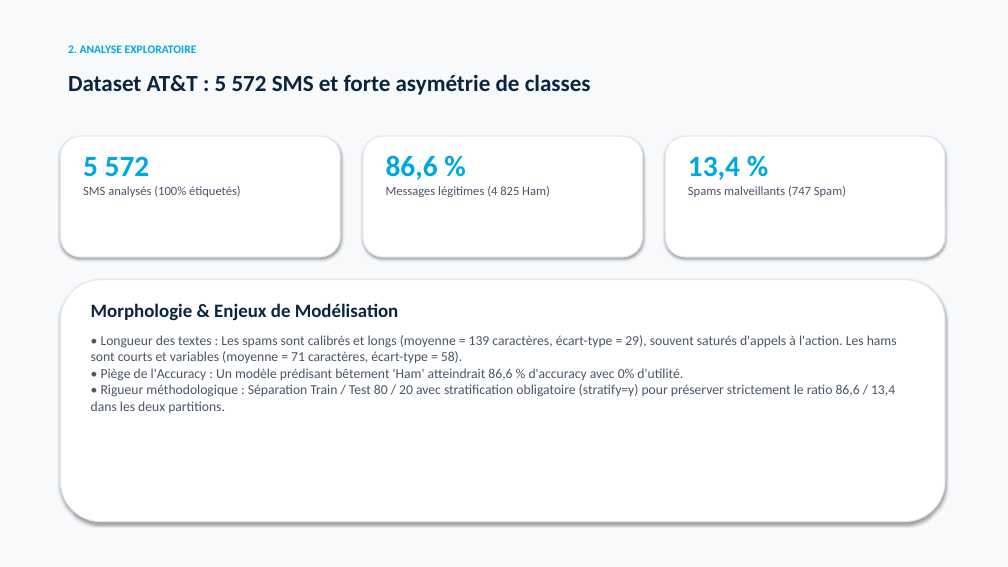
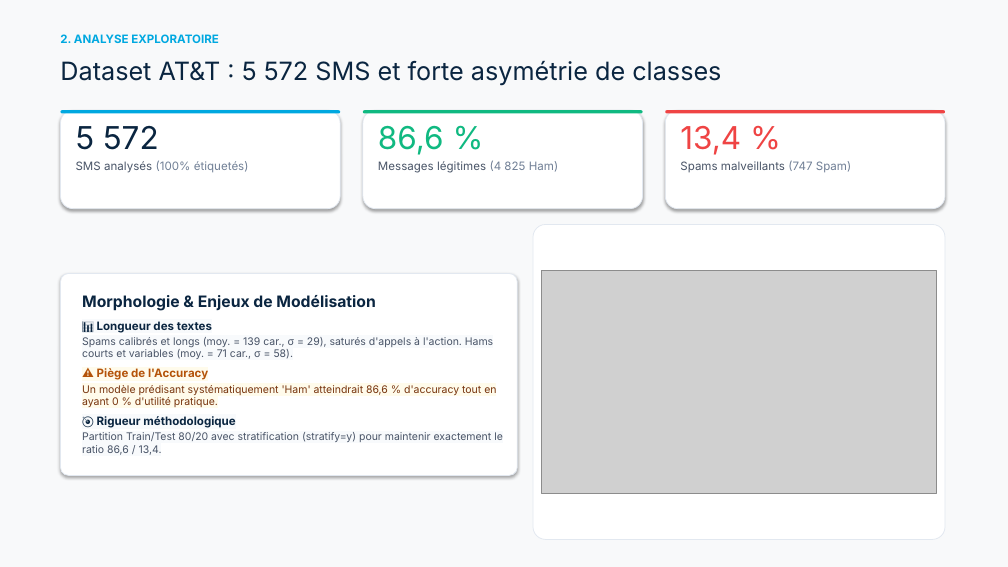
Before and after one commit to Elkristobal59/CERTIFICATION_CDSD, a slide deck: slide 3 of Bloc_4_ATT_Spam_Detector/ATT_spam_detector_presentation.pptx. Drawn at 1008x567 pixels with LibreOffice and Linux fonts; fonts in the diff are those of the drawing; grey boxes stand for pictures. Boxes give left, top, right and bottom in pixels: in the first picture for what was removed or moved away, otherwise in the second. Text is boxed around its words. In the diff, an @@ line names an element or a change of style, - is before the commit and + after.

Commit message:
feat(bloc4): align presentation figures with notebook and add 2-page print-ready technical revision sheet

```diff
--- a/Bloc_4_ATT_Spam_Detector/ATT_spam_detector_presentation.pptx
+++ b/Bloc_4_ATT_Spam_Detector/ATT_spam_detector_presentation.pptx
@@ text "2. ANALYSE EXPLORATOIRE" at <box>60,34,219,43</box>: font Calibri to Inter; vertical alignment top to middle @@
@@ text "Dataset AT&T : 5 572 ...": place and size @@
-text "Dataset AT&T : 5 572 ..." at <box>68,74,591,95</box>
+text "Dataset AT&T : 5 572 ..." at <box>60,60,721,85</box>
@@ text "Dataset AT&T : 5 572 ..." at <box>60,60,721,85</box>: size 22 to 24 pt, font Calibri to Inter, bold off; vertical alignment top to middle @@
@@ rounded rectangle: place and size @@
-rounded rectangle at <box>60,136,340,257</box>
+rounded rectangle at <box>60,110,340,209</box>
@@ rounded rectangle added at <box>60,110,340,113</box>, fill #00A8E0 @@
@@ text "5 572": place and size @@
-text "5 572" at <box>83,156,241,197</box>
+text "5 572" at <box>76,126,249,173</box>
@@ text "5 572" at <box>76,126,249,173</box>: size 28 to 30 pt, text colour #00A8E0 to #0A2540, bold off in "5 572"; font Calibri to Inter; size 12 to 11 pt in "SMS analysés (100% étiquetés)"; text colour #4A5568 to #718096 in "(100% étiquetés)"; more space between paragraphs; vertical alignment top to middle @@
@@ rounded rectangle: place and size @@
-rounded rectangle at <box>363,136,643,257</box>
+rounded rectangle at <box>363,110,643,209</box>
@@ rounded rectangle added at <box>363,110,643,113</box>, fill #10B981 @@
@@ text "86,6 %": place and size @@
-text "86,6 %" at <box>386,155,550,197</box>
+text "86,6 %" at <box>378,125,558,173</box>
@@ text "86,6 %" at <box>378,125,558,173</box>: size 28 to 30 pt, text colour #00A8E0 to #10B981, bold off in "86,6 %"; font Calibri to Inter; size 12 to 11 pt in "Messages légitimes (4 825 Ham)"; text colour #4A5568 to #718096 in "(4 825 Ham)"; more space between paragraphs; vertical alignment top to middle @@
@@ rounded rectangle: place and size @@
-rounded rectangle at <box>665,136,945,257</box>
+rounded rectangle at <box>665,110,945,209</box>
@@ rounded rectangle added at <box>665,110,945,113</box>, fill #EF4444 @@
@@ text "13,4 %": place and size @@
-text "13,4 %" at <box>688,156,846,197</box>
+text "13,4 %" at <box>680,126,851,173</box>
@@ text "13,4 %" at <box>680,126,851,173</box>: size 28 to 30 pt, text colour #00A8E0 to #EF4444, bold off in "13,4 %"; font Calibri to Inter; size 12 to 11 pt in "Spams malveillants (747 Spam)"; text colour #4A5568 to #718096 in "(747 Spam)"; more space between paragraphs; vertical alignment top to middle @@
@@ rounded rectangle added at <box>533,225,945,540</box>, fill #FFFFFF, outline #E2E8F0 0.75 pt @@
@@ outline #E2E8F0 1 pt to #E2E8F0 0.75 pt; proportions changed in 4 elements at <box>60,110,340,209</box>, <box>363,110,643,209</box>, <box>665,110,945,209</box>, <box>60,274,517,476</box> @@
@@ rounded rectangle: place and size @@
-rounded rectangle at <box>60,280,945,522</box>
+rounded rectangle at <box>60,274,517,476</box>
@@ text at <box>82,295,376,311</box>: size 18 to 15 pt, font Calibri to Inter in "Morphologie & Enjeux de Modélisation" @@
@@ picture added at <box>541,270,938,493</box> @@
@@ text at <box>82,321,503,455</box>: text changed; size 13 to 10 pt; font Calibri to Inter @@
-• Longueur des textes : Les spams sont calibrés et longs (moyenne = 139 caractères, écart-type = 29), souvent saturés d'appels à l'action. Les hams sont courts et variables (moyenne = 71 caractères, écart-type = 58).
-• Piège de l'Accuracy : Un modèle prédisant bêtement 'Ham' atteindrait 86,6 % d'accuracy avec 0% d'utilité.
-• Rigueur méthodologique : Séparation Train / Test 80 / 20 avec stratification obligatoire (stratify=y) pour préserver strictement le ratio 86,6 / 13,4 dans les deux partitions.
+📊 Longueur des textes
+Spams calibrés et longs (moy. = 139 car., σ = 29), saturés d'appels à l'action. Hams courts et variables (moy. = 71 car., σ = 58).
+⚠️ Piège de l'Accuracy
+Un modèle prédisant systématiquement 'Ham' atteindrait 86,6 % d'accuracy tout en ayant 0 % d'utilité pratique.
+🎯 Rigueur méthodologique
+Partition Train/Test 80/20 avec stratification (stratify=y) pour maintenir exactement le ratio 86,6 / 13,4.
```
Also in this commit, not shown: 6 other slides changed, 1 other file.
